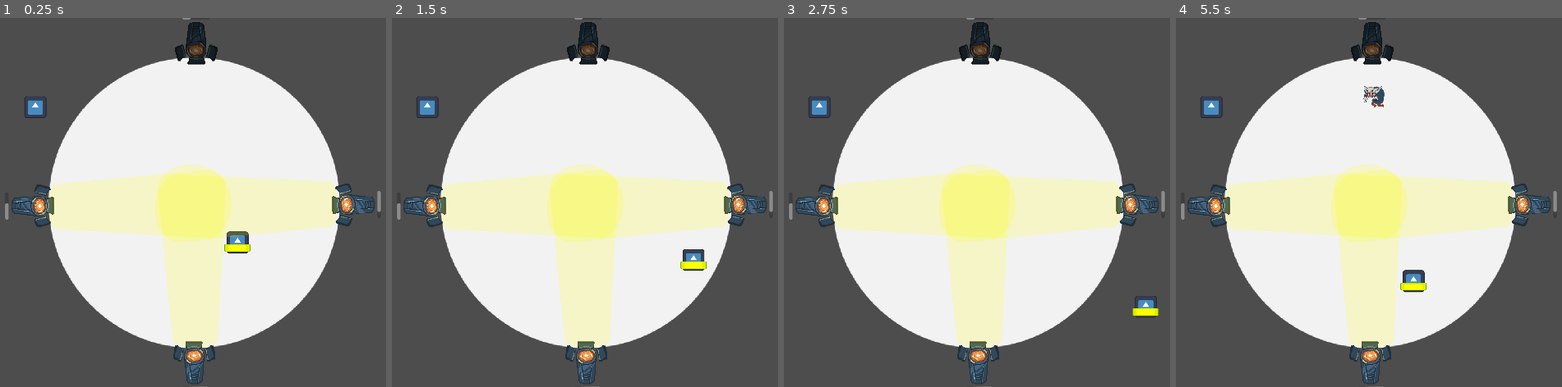
Above: before the commit, frames 1-4 (left to right).
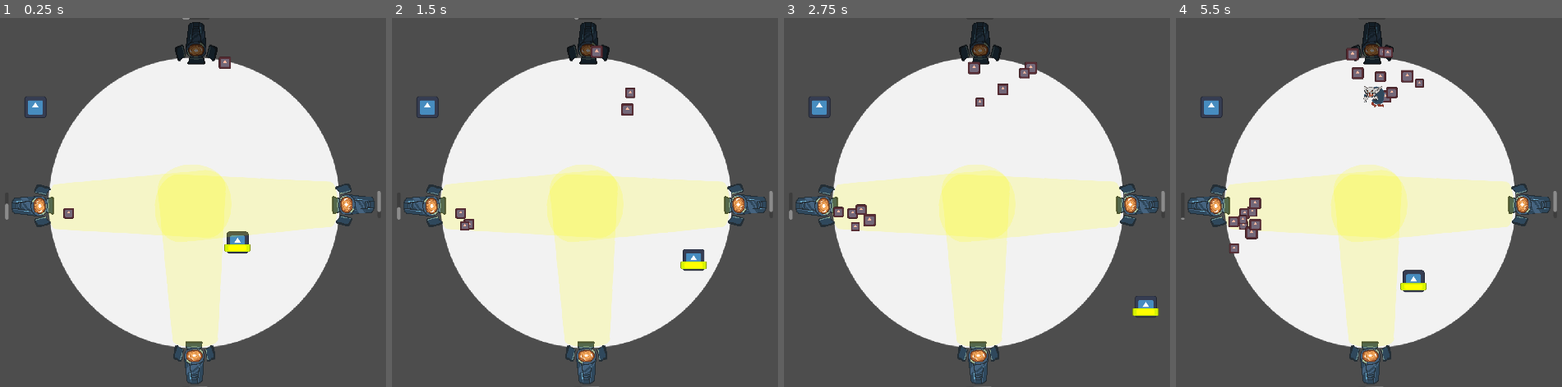
Above: after the commit, the same moments.

Repository: johncoffee/ngj-2024
Game: Godot game, scene res://maps/sandbox.tscn
Same seed, same stepped clock (60 frames per second), same inputs: the game is played once before the commit and once after it. The project has no main scene, so this scene is started directly. The engine's default icon, where the game draws it, is replaced by a stand-in: a white triangle on a blue panel in a dark square.
Inputs:
- Up to frame 1 (0.25 s): no input
- Up to frame 2 (1.5 s): hold D (mirror.move.right) 0.53-1.28 s; hold = (projector.repair) 0.53-1.28 s; hold S (mirror.move.down) from 1.28 s (still down); tap = (projector.repair) at 1.35 s
- Up to frame 3 (2.75 s): release S (mirror.move.down) at 2.03 s; hold D (mirror.move.right) from 2.03 s (still down); hold = (projector.repair) from 2.03 s (still down); tap Keypad Enter (projector.toggle) at 2.1 s
- Up to frame 4 (5.5 s): release D (mirror.move.right) at 2.78 s; release = (projector.repair) at 2.78 s; hold W (mirror.move.up) 2.78-3.53 s; tap = (projector.repair) at 2.85, 4.55 s; hold = (projector.repair) 3.53-4.28 s; hold A (mirror.move.left) 3.53-5.03 s; tap Keypad Enter (projector.toggle) at 4.35 s; hold S (mirror.move.down) from 5.03 s (still down); hold = (projector.repair) from 5.03 s (still down)

The runs differ from the first frame. In frame 1, 0.2% of the frame differs, in the area x 1-60%, y 0-55%; in frame 2, 0.5%; in frame 3, 0.8%; in frame 4, 1.4%, in the area x 1-65%, y 0-64%.

Commit message:
basic bat swarm setup

Diff:
--- /dev/null
+++ b/enemies/bat_swarm.gd
@@ -0,0 +1,9 @@
+class_name BatSwarm
+extends Node2D
+
+@export var damage := 10.0
+
+func _process(delta):
+	for area in $Area2D.get_overlapping_areas():
+		if area is Projector:
+			area.damage(damage * delta)
--- /dev/null
+++ b/enemies/bat_swarm.tscn
@@ -0,0 +1,42 @@
+[gd_scene load_steps=5 format=3 uid="uid://dwg8etvs2mqwq"]
+
+[ext_resource type="Script" path="res://enemies/bat_swarm.gd" id="1_a0o32"]
+[ext_resource type="Texture2D" uid="uid://7qvs0w3dc4kn" path="res://icon.svg" id="1_e1ddf"]
+
+[sub_resource type="ParticleProcessMaterial" id="ParticleProcessMaterial_hd3yh"]
+particle_flag_disable_z = true
+emission_shape = 1
+emission_sphere_radius = 128.0
+orbit_velocity_min = -0.228
+orbit_velocity_max = 0.253
+gravity = Vector3(0, 0, 0)
+scale_min = 0.2
+scale_max = 0.3
+hue_variation_min = 0.1
+hue_variation_max = 0.1
+turbulence_enabled = true
+turbulence_noise_strength = 5.0
+turbulence_influence_min = 0.2
+turbulence_influence_max = 0.509
+turbulence_initial_displacement_min = -7.3
+turbulence_initial_displacement_max = 7.3
+
+[sub_resource type="CircleShape2D" id="CircleShape2D_qiw3g"]
+radius = 99.0808
+
+[node name="BatSwarm" type="Node2D"]
+script = ExtResource("1_a0o32")
+
+[node name="GPUParticles2D" type="GPUParticles2D" parent="."]
+amount = 30
+process_material = SubResource("ParticleProcessMaterial_hd3yh")
+texture = ExtResource("1_e1ddf")
+lifetime = 20.0
+
+[node name="Area2D" type="Area2D" parent="."]
+
+[node name="CollisionShape2D" type="CollisionShape2D" parent="Area2D"]
+shape = SubResource("CircleShape2D_qiw3g")
+
+[connection signal="area_entered" from="Area2D" to="." method="_on_area_2d_area_entered"]
+[connection signal="area_exited" from="Area2D" to="." method="_on_area_2d_area_exited"]
--- a/maps/projector.gd
+++ b/maps/projector.gd
@@ -37,7 +37,7 @@
 		hp = randf_range(max_hp / 2.0, max_hp)
 
 
-func damage(amount: int):
+func damage(amount: float):
 	hp = max(hp - amount, 0)
 	if hp == 0:
 		broken = true
--- a/maps/sandbox.tscn
+++ b/maps/sandbox.tscn
@@ -7,6 +7,7 @@
 [ext_resource type="Texture2D" uid="uid://cfkphrbpw5t26" path="res://textures/turret/turret_002.png" id="4_s3wxu"]
 [ext_resource type="PackedScene" uid="uid://yrrfmbliq41n" path="res://players/mirror_player.tscn" id="5_jj7na"]
 [ext_resource type="PackedScene" uid="uid://dq64kjqwly66a" path="res://maps/projector.tscn" id="6_ybpnd"]
+[ext_resource type="PackedScene" uid="uid://dwg8etvs2mqwq" path="res://enemies/bat_swarm.tscn" id="9_nar3i"]
 
 [sub_resource type="CapsuleShape2D" id="CapsuleShape2D_uvpnt"]
 radius = 15.0
@@ -113,3 +114,9 @@
 [node name="Projector4" parent="Projectors" instance=ExtResource("6_ybpnd")]
 position = Vector2(962, 1009)
 rotation = 3.13601
+
+[node name="BatSwarm" parent="." instance=ExtResource("9_nar3i")]
+position = Vector2(590, 580)
+
+[node name="BatSwarm2" parent="." instance=ExtResource("9_nar3i")]
+position = Vector2(1010, 172)
--- a/players/projector_player.gd
+++ b/players/projector_player.gd
@@ -22,7 +22,7 @@
 		var pan_direction := Input.get_axis("projector.pan.left", "projector.pan.right")
 		close_projector.pan(pan_direction * delta)
 
-		if close_projector.broken and Input.is_action_pressed("projector.repair"):
+		if Input.is_action_pressed("projector.repair"):
 			close_projector.repair(delta)
 		elif Input.is_action_just_pressed("projector.toggle"):
 			if not close_projector.broken:
Not shown: 1 places in maps/sandbox.tscn that only renumber resources
